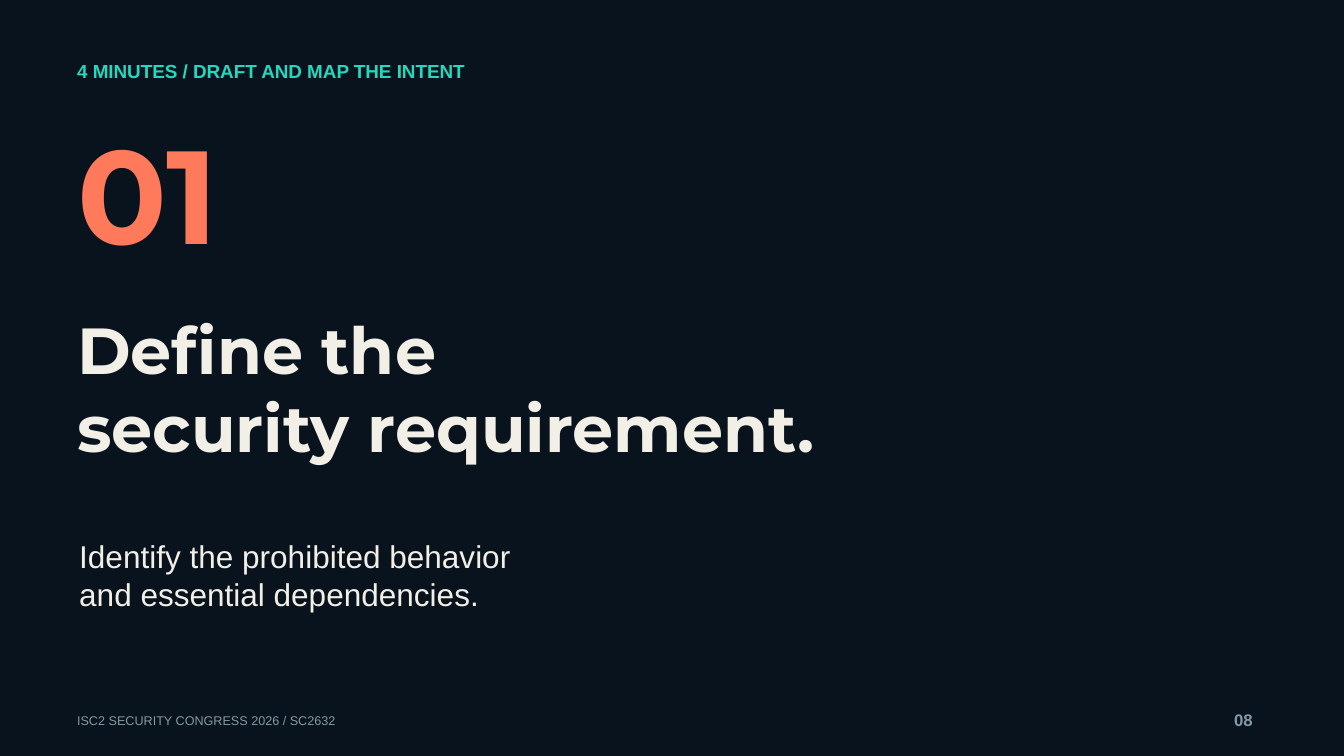
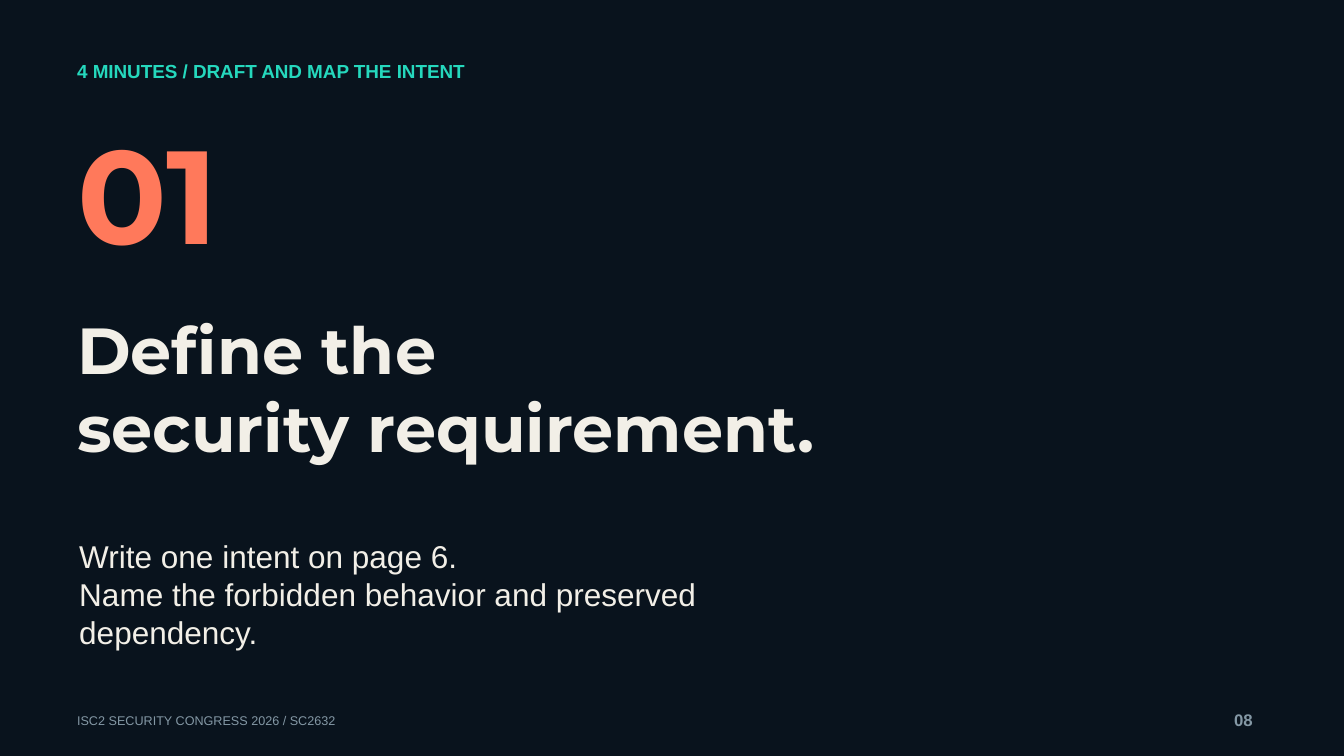
Before and after one commit to mgunjan/sc2632-tabletop, a slide deck: slide 8 of submission/2026-10-13/SC2632-session-four-cases.pptx. Drawn at 1344x756 pixels with LibreOffice and Linux fonts; fonts in the diff are those of the drawing; background and template pictures are left out. Boxes give left, top, right and bottom in pixels: in the first picture for what was removed or moved away, otherwise in the second. Text is boxed around its words. In the diff, an @@ line names an element or a change of style, - is before the commit and + after.

```diff
--- a/submission/2026-10-13/SC2632-session-four-cases.pptx
+++ b/submission/2026-10-13/SC2632-session-four-cases.pptx
@@ text at [79, 545, 696, 650]: text changed @@
-Identify the prohibited behavior
-and essential dependencies.
+Write one intent on page 6.
+Name the forbidden behavior and preserved dependency.
```
Also in this commit, not shown: 4 other slides changed, 4 slides added, 4 slides removed, 12 other files.
